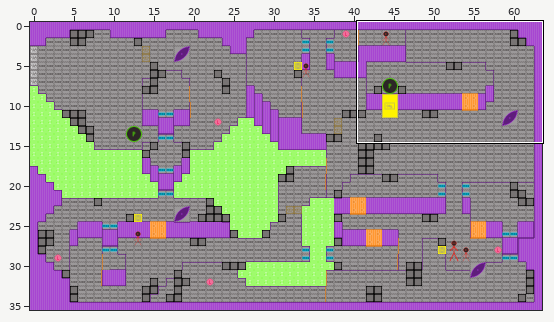
One commit to this Tiled map (JSON): assets/data/level1_greyboxing.tmj. Above: a wide view before the commit, with the close-up outlined.
Close-up. As it was:
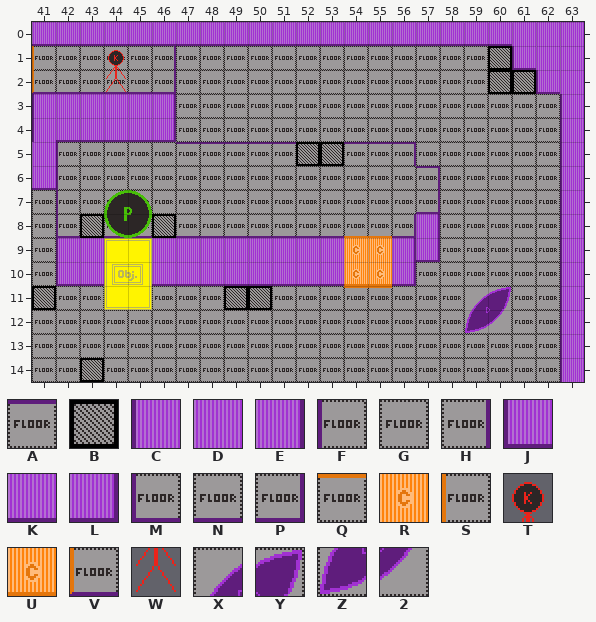
Cells are 24x24 px. Shown: x 41..63, y 0..14. The commit also changed other parts of the map, which this record leaves out.
Key: from "hive_DESI_GreyboxingTileset_23": A 5, B 7, C 10, D 11, E 12, F 14, G 15, H 16, J 20, K 21, L 22, M 24, N 25, P 26, Q 34, R 41, S 43, T 48, U 51, V 53, W 58, X 65, Y 66, Z 75, 2 76.
_ is an empty cell, # one hidden under a higher layer.
Layers that did not change in this view are not listed.
Layer "Background 1" before, first column x 47:
0 KKKKKKKKKKKKK
1 _____________
2 _____________
3 _____________
4 _____________
5 _____________
6 _____________
7 _____________
Layer "Background 2" before, first column x 41:
 0 _________
 1 _______GG
 2 _______GG
 3 _______GG
 4 _______GG
 5 D________
 6 K________
 7 G________
 8 G________
 9 GCD##DDDD
10 GJK##KKKK
11 #GG##GGG#
12 GGGGGGGGG
13 GGGGGGGGG
14 GG#GGGGGG
Layer "Interactables 2" before, first column x 53:
 1 ___________
 2 ___________
 3 ___________
 4 ___________
 5 ___________
 6 ___________
 7 ___________
 8 ___________
 9 _RR________
10 _UU________
11 _QQ___XY___
12 ______Z2___
13 ___________
14 ___________
Layer "Background 3" before, first column x 41:
 0 _________
 1 _________
 2 _________
 3 CDDDDE___
 4 CKKKKL___
 5 _FGGGGAAA
 6 _FGGGGGGG
 7 _FGGGGGGG
 8 _M#NN#NNN
 9 _________
10 _________
11 _________
12 _________
13 _________
14 _________
Layer "Background 4" before, first column x 41:
 0 _________
 1 #GGGGH___
 2 #NNNNP___
 3 _________
 4 _________
 5 _________
 6 _________
 7 _________
 8 _________
 9 _________
The result:
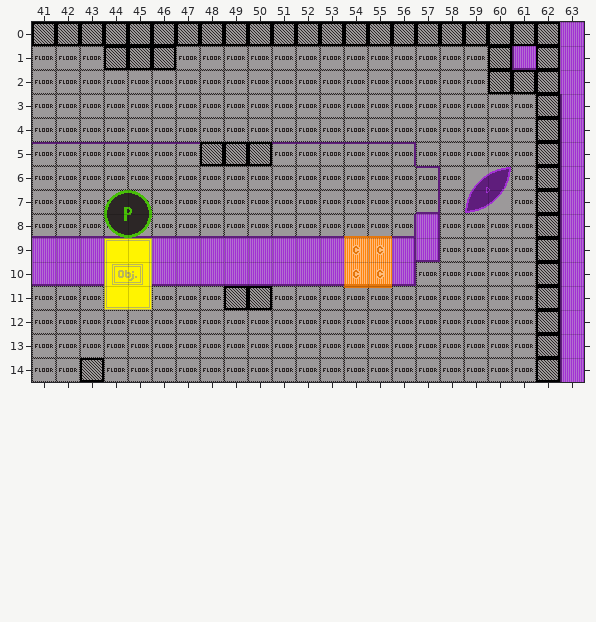
Tiles of an added or newly shown layer are drawn over the layers below it.
Change:
Changed rows in their new state; . is an unchanged cell.
Layer "Background 1":
first column x 53:
 0 ____
Layer "Background 2":
first column x 41:
 1 G.....
 2 GGGGGG
 3 GGGGGG
 4 GGGGGG
 5 _.....
 6 _.....
 8 _.....
 9 DD....
10 KK....
Layer "Non-Interactables 2":
first column x 44:
 1 BBB
first column x 41:
11 _
Layer "Interactables 2":
first column x 59:
 6 XY
 7 Z2
first column x 59:
11 __
12 __
Layer "Background 3":
first column x 41:
 3 ______
 4 ______
 5 AAAAAA
 6 GG....
 7 .G....
 8 NN....
Layer "Non-Interactables 3":
first column x 43:
 5 .....BBB.__
 8 _.._.......
Layer "Background 4":
first column x 41:
 1 _..___
 2 ______
Layer "Interactables 4":
first column x 41:
 1 _.._
 2 _.._
Layer "Block" (added):
first column x 41:
 0 BBBBBBBBBBBBBBBBBBBBBB
 1 .....................B
 2 .....................B
 3 .....................B
 4 .....................B
 5 .....................B
 6 .....................B
 7 .....................B
 8 .....................B
 9 .....................B
10 .....................B
11 .....................B
12 .....................B
13 .....................B
14 .....................B
Pixel boxes of the changes (left, top, right, bottom) in both close-ups:
changed: (32, 22, 560, 382)
